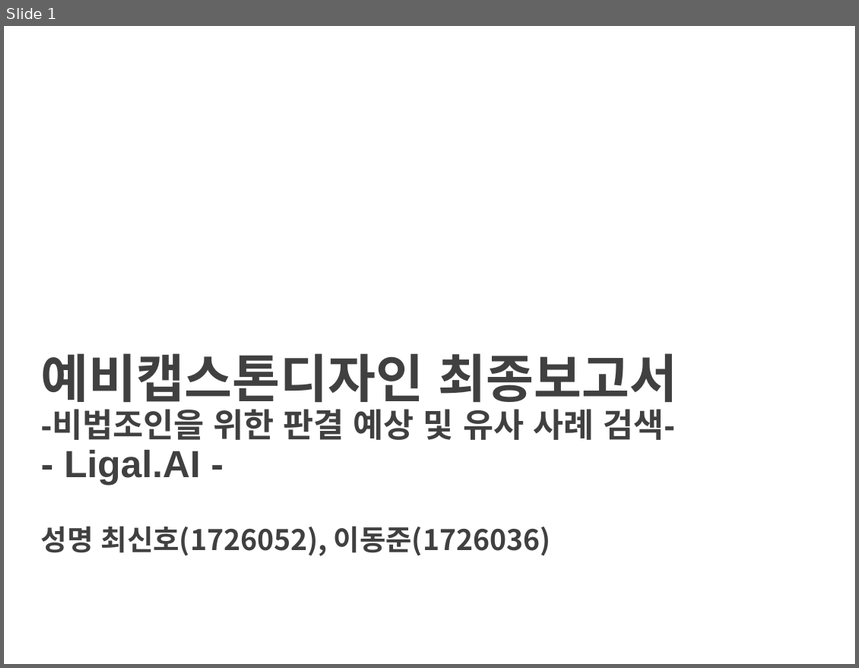
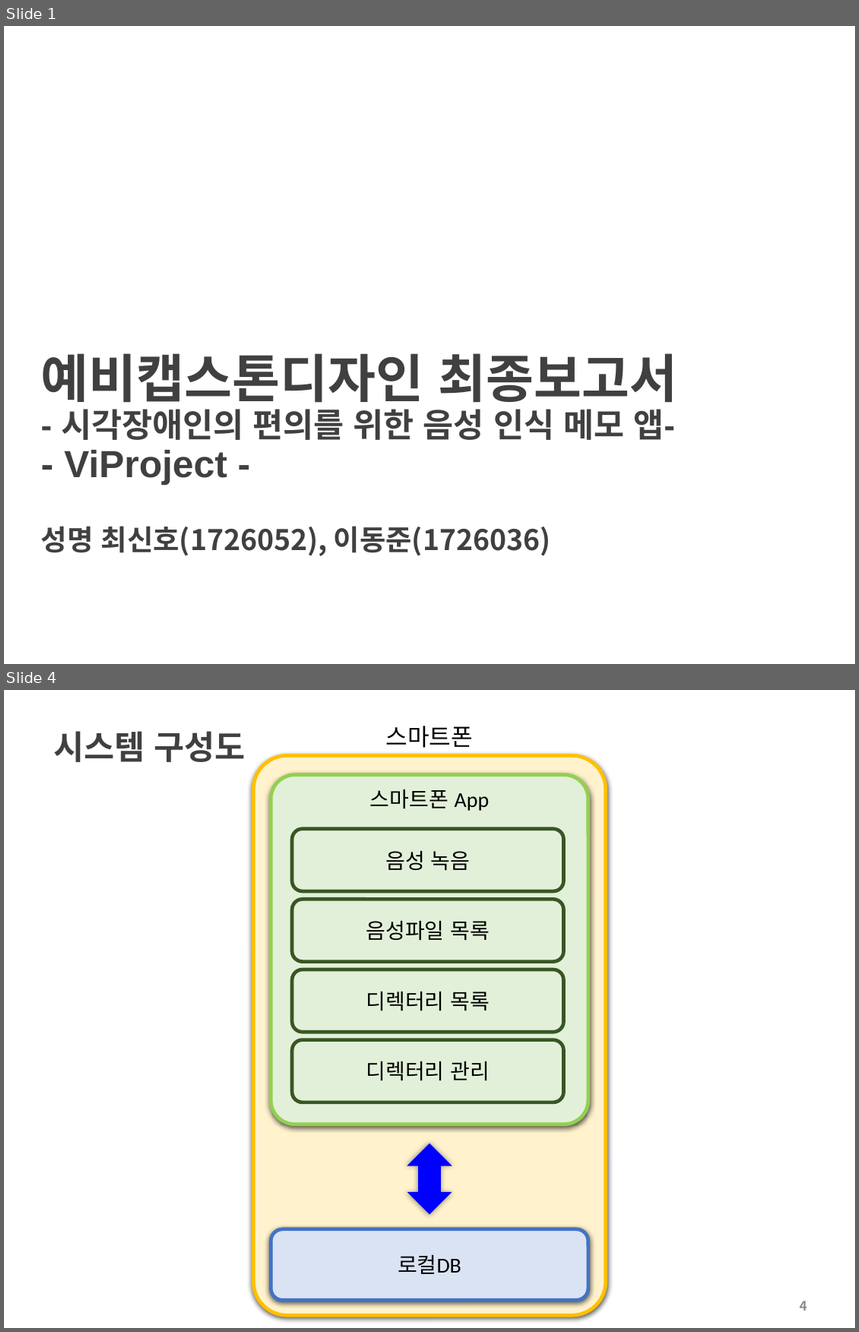
Before and after one commit to choisinho/capstone1, a slide deck: 2022-2-PreCapstoneDesign-최종보고서.pptx. Shown one above the other, each under a label of ours: slide 1 before the commit, slides 1 and 4 after it; the slides between them are not shown. The pictures are 859x668 and 859x1332 pixels, drawn with LibreOffice and Linux fonts; fonts in the diff are those of the drawing; background and template pictures are left out. Boxes give left, top, right and bottom in pixels: in the first picture for what was removed or moved away, otherwise in the second. Text is boxed around its words. In the diff, an @@ line names an element or a change of style, - is before the commit and + after.

```diff
--- a/2022-2-PreCapstoneDesign-최종보고서.pptx
+++ b/2022-2-PreCapstoneDesign-최종보고서.pptx
@@ slide 4 added at (x1=4, y1=690, x2=855, y2=1328), background #FFFFFF @@
@@ title added at (x1=53, y1=731, x2=245, y2=762), 28 pt, text #404040, bold @@
+시스템 구성도
@@ group added at (x1=253, y1=726, x2=606, y2=1315): 7 rounded rectangles, 1 text, 1 up down arrow @@
+스마트폰
+로컬DB
+스마트폰 App
+음성파일 목록
+디렉터리 목록
+디렉터리 관리
+음성 녹음
@@ page number added at (x1=800, y1=1301, x2=807, y2=1311), 11 pt, text #8C8C8C, bold @@
+4
@@ slide 1 changed as well @@
@@ title at (x1=41, y1=354, x2=678, y2=485): text changed @@
-예비캡스톤디자인 최종보고서
--비법조인을 위한 판결 예상 및 유사 사례 검색-
-- Ligal.AI -
+예비캡스톤디자인 최종보고서
+- 시각장애인의 편의를 위한 음성 인식 메모 앱-
+- ViProject -
```
Also in this commit, not shown: 1 other slide changed, 2 other slides added, 2 slides removed, 3 other files.
